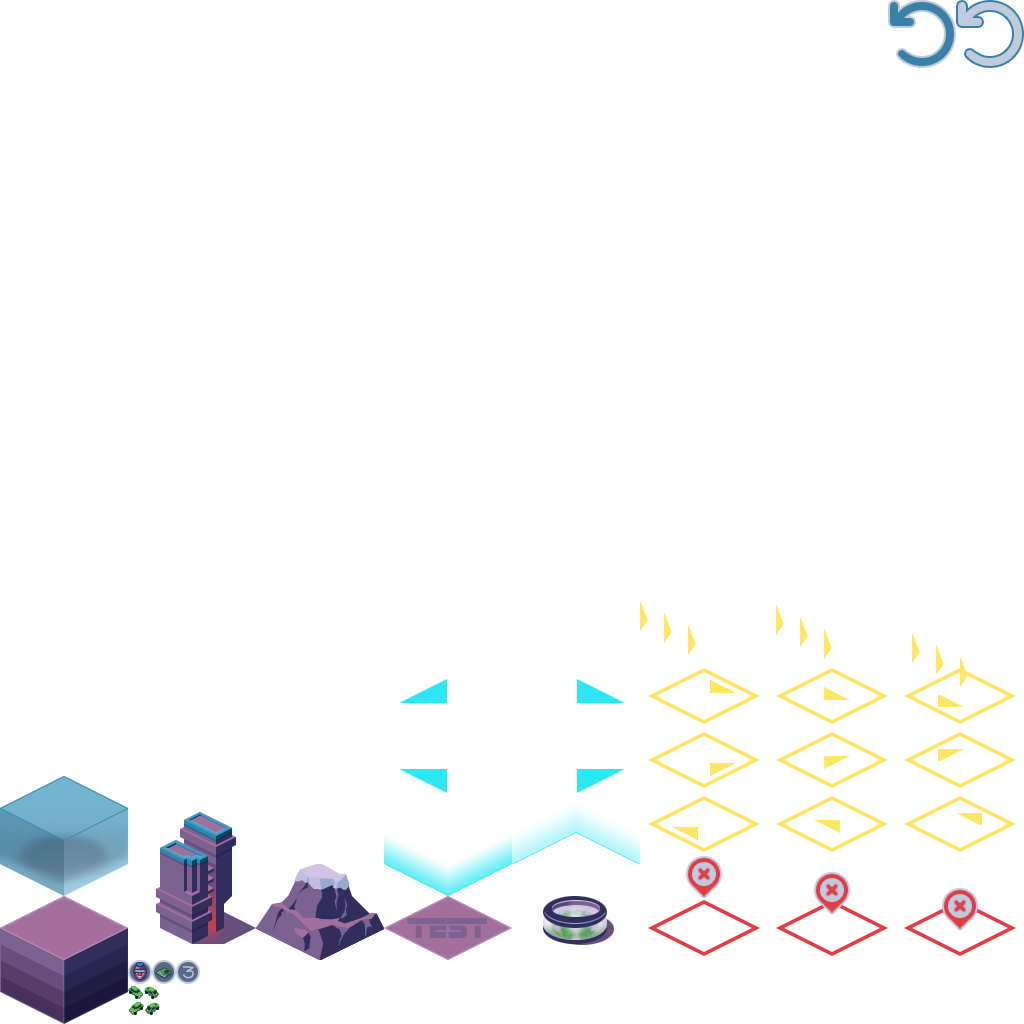
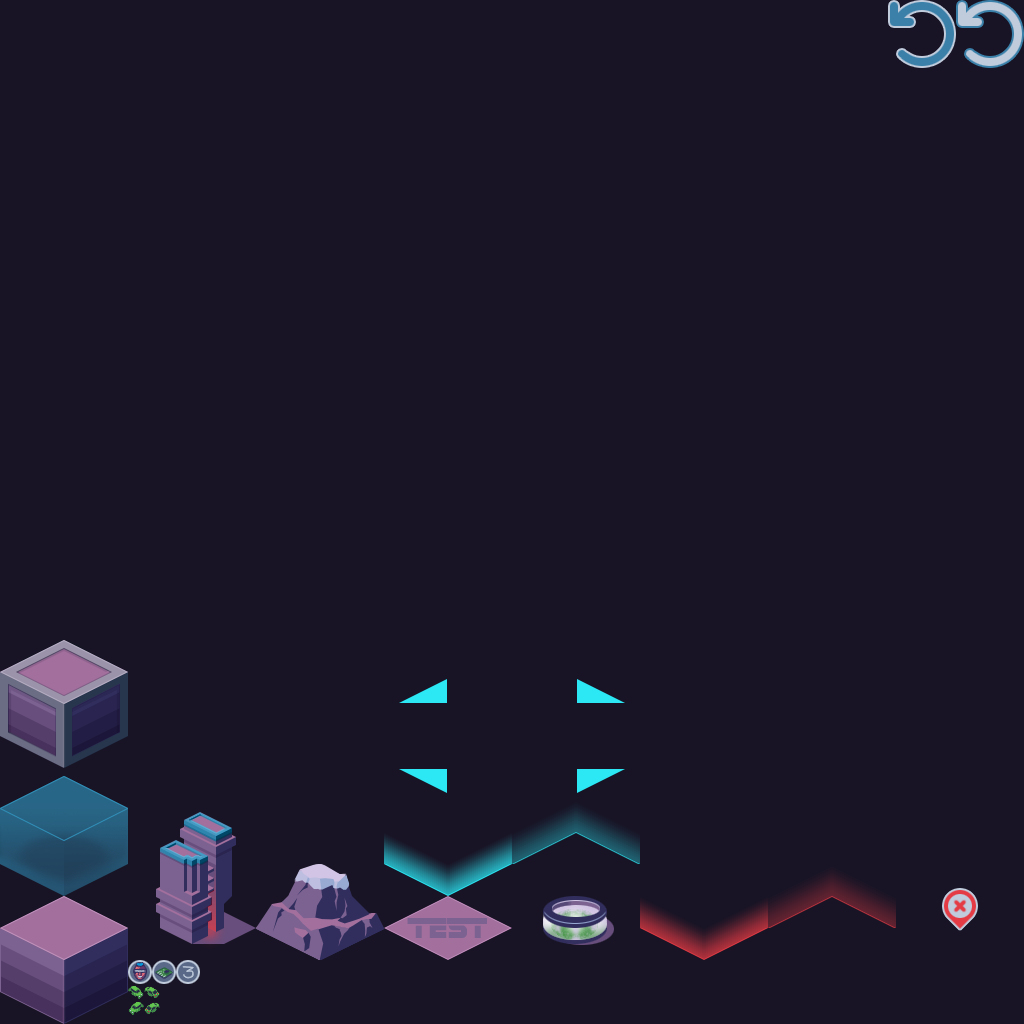
Comparing the layer stacks of the two 1024×1024 images. Changes:
hid "Layer 17 copy 2" over [904, 900, 1016, 956]
hid "Layer 17 copy" over [776, 900, 888, 956]
hid "Layer 17 copy 3" over [648, 900, 760, 956]
showed "Layer 62" over [640, 928, 768, 960]
showed "Layer 61" over [640, 897, 768, 959]
showed "Layer 60" over [768, 896, 896, 928]
showed "Layer 59" over [768, 866, 896, 928]
hid group "Arrows SW" (5 layers) over [648, 668, 1016, 724]
hid group "Arrows NW" (5 layers) over [648, 732, 1016, 788]
hid group "Arrows NE" (5 layers) over [648, 796, 1016, 852]
added group "Soil block indestructible" with 18 layers above "Soil block" over [0, 639, 129, 768]
added layer "Layer 68" (color) in group "Soil block indestructible" over [0, 639, 128, 768]
added layer "Layer 66" in group "Soil block indestructible" over [8, 648, 120, 757]
added layer "Layer 67" (multiply) in group "Soil block indestructible" over [8, 648, 120, 734]
added layer "Layer 65 copy 4" (soft light) in group "Soil block indestructible" over [0, 640, 128, 704]
added layer "Surface highlight copy 3" (1st of 2, in "Soil block indestructible") (overlay) in group "Soil block indestructible" over [0, 640, 128, 704]
added layer "Soil copy 3" (1st of 2, in "Soil block indestructible") in group "Soil block indestructible" over [0, 640, 128, 704]
added layer "Soil layer 3" (1st of 2, in "Soil block indestructible") (multiply) in group "Soil block indestructible" over [8, 724, 120, 756]
added layer "Soil layer 2" (1st of 2, in "Soil block indestructible") (multiply) in group "Soil block indestructible" over [8, 708, 120, 756]
added layer "Soil layer 1" (1st of 2, in "Soil block indestructible") (multiply) in group "Soil block indestructible" over [8, 692, 120, 756]
added layer "Base Tile" (1st of 3, in "Soil block indestructible") in group "Soil block indestructible" over [0, 672, 128, 768]
showed "Background" over [0, 0, 1024, 1024]
…and 8 more changes (1 added, 3 removed, 4 visibility)
